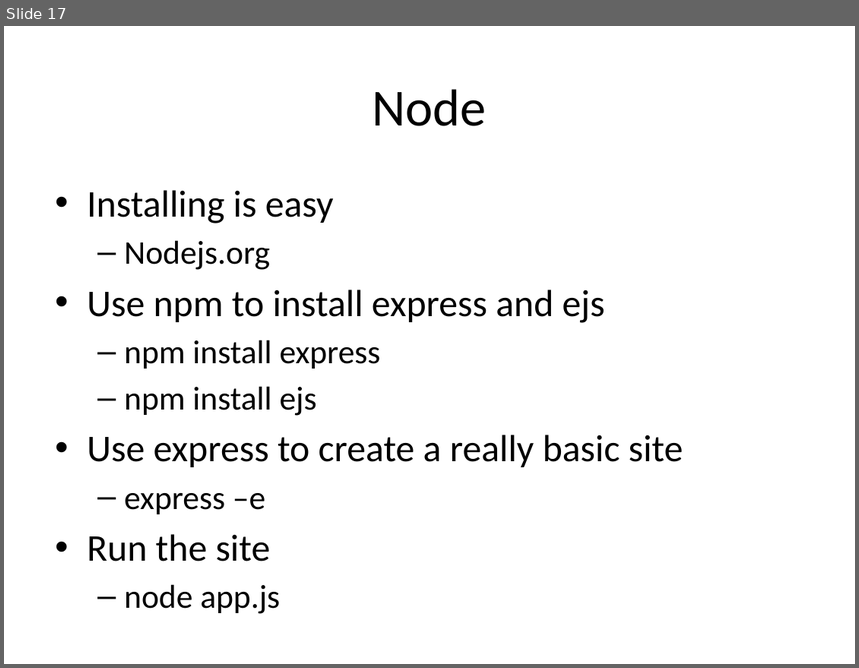
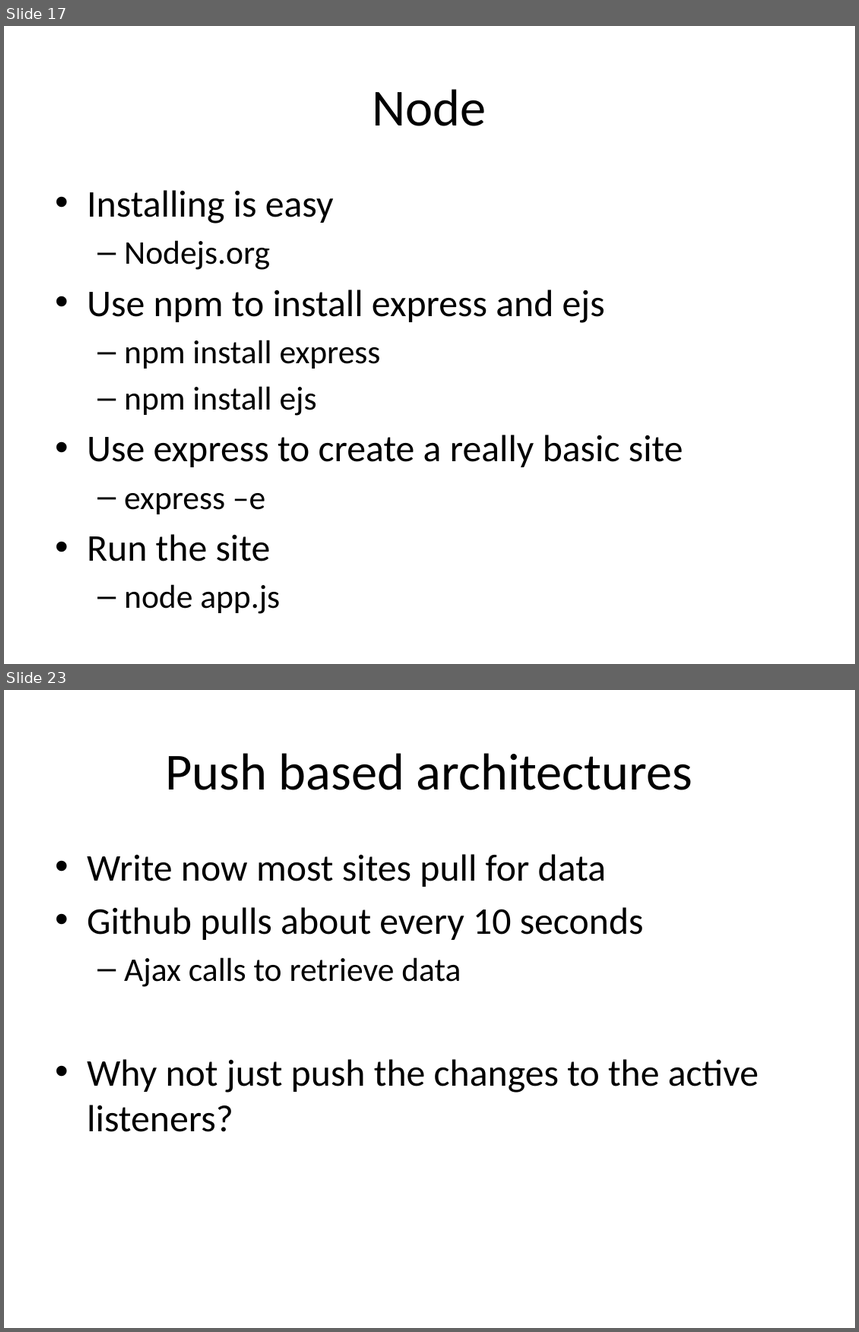
Before and after one commit to chadmichel/IndexedDB_And_Random_Presentation, a slide deck: IndexedDB_And_Random.pptx. Shown one above the other, each under a label of ours: slide 17 before the commit, slides 17 and 23 after it; the slides between them are not shown. The pictures are 859x668 and 859x1332 pixels, drawn with LibreOffice and Linux fonts; fonts in the diff are those of the drawing. Boxes give left, top, right and bottom in pixels: in the first picture for what was removed or moved away, otherwise in the second. Text is boxed around its words. In the diff, an @@ line names an element or a change of style, - is before the commit and + after.

```diff
--- a/IndexedDB_And_Random.pptx
+++ b/IndexedDB_And_Random.pptx
@@ slide 23 added at [4, 690, 855, 1328], background #FFFFFF @@
@@ title added at [165, 753, 693, 790], 44 pt, text #000000 @@
+Push based architectures
@@ text added at [87, 854, 759, 1132], 32 pt, text #000000 @@
+• Write now most sites pull for data
+• Github pulls about every 10 seconds
+  – Ajax calls to retrieve data
+• Why not just push the changes to the active listeners?
```
Also in this commit, not shown: 5 other slides added, 1 slide removed, 13 other files.
